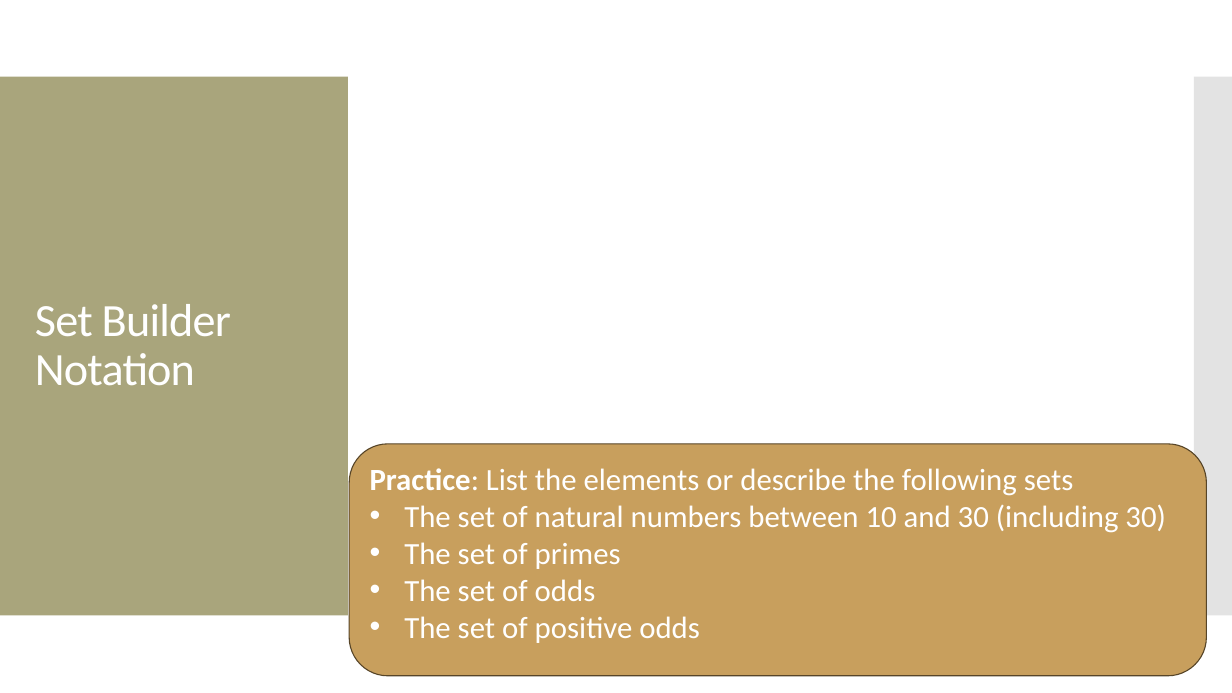
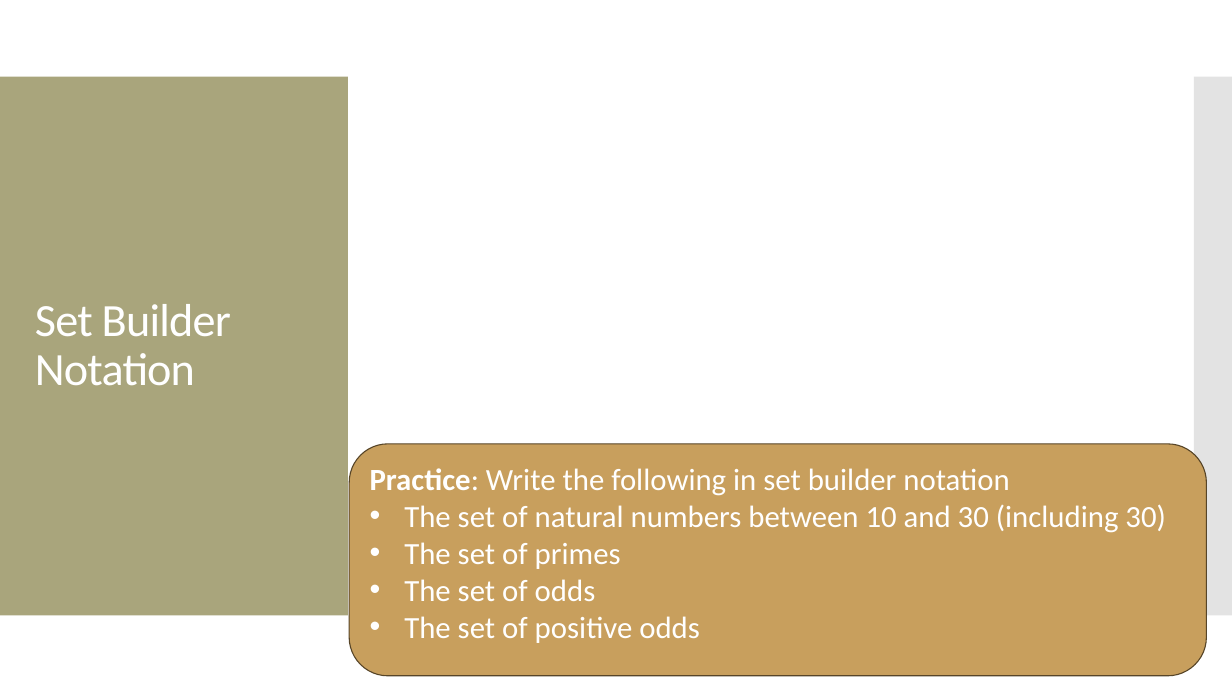
Before and after one commit to amosca01/MATH220-S24, a slide deck: slide 12 of slides/07-sets.pptx. Drawn at 1232x693 pixels with LibreOffice and Linux fonts; fonts in the diff are those of the drawing; grey boxes stand for pictures. Boxes give left, top, right and bottom in pixels: in the first picture for what was removed or moved away, otherwise in the second. Text is boxed around its words. In the diff, an @@ line names an element or a change of style, - is before the commit and + after.

```diff
--- a/slides/07-sets.pptx
+++ b/slides/07-sets.pptx
@@ text in rounded rectangle at [370, 468, 1009, 496]: text changed @@
-Practice: List the elements or describe the following sets
+Practice: Write the following in set builder notation
```
Also in this commit, not shown: 5 other files.
